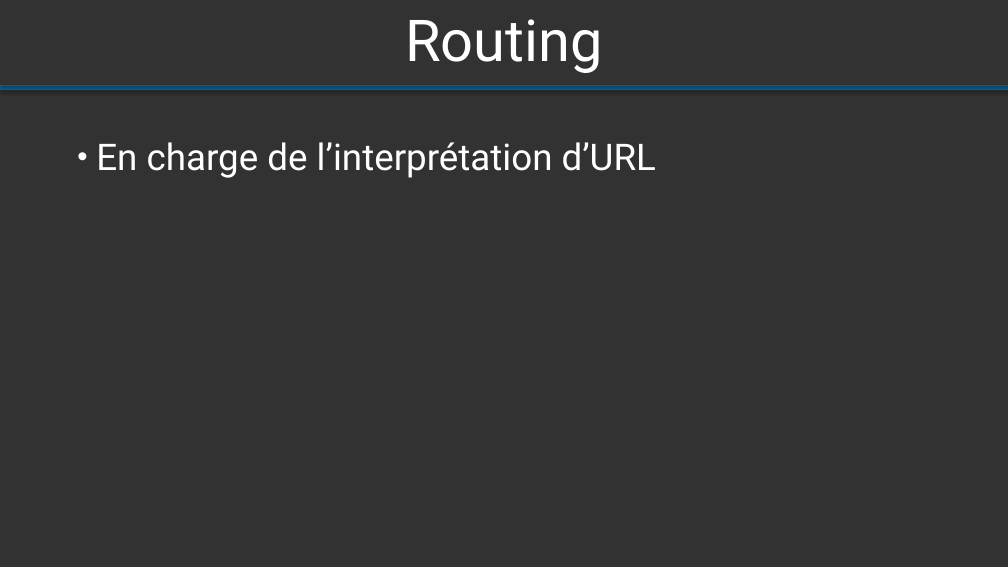
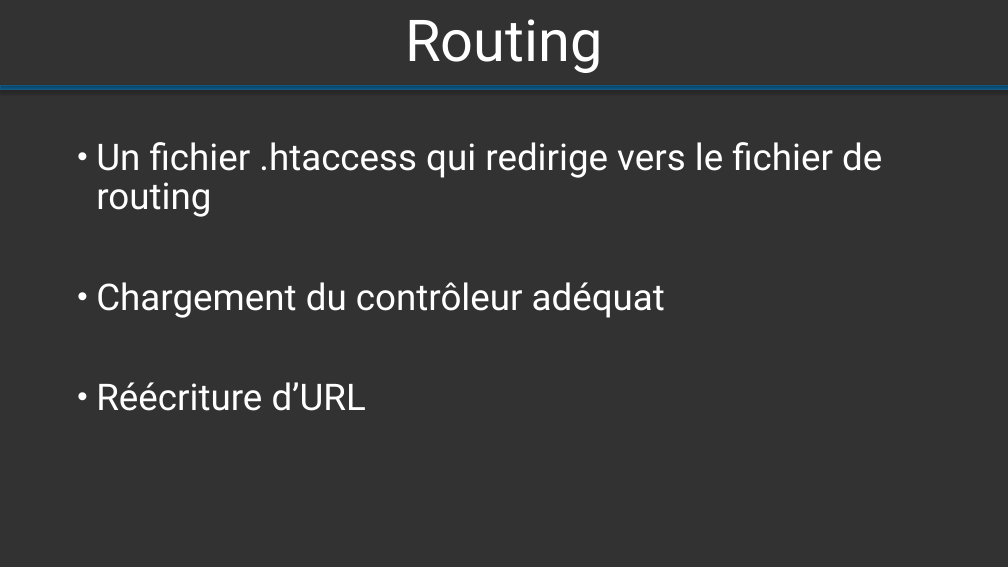
Before and after one commit to Altrue/archi, a slide deck: slide 3 of bazard/Présentation ODIARD PASINI.pptx. Drawn at 1008x567 pixels with LibreOffice and Linux fonts; fonts in the diff are those of the drawing. Boxes give left, top, right and bottom in pixels: in the first picture for what was removed or moved away, otherwise in the second. Text is boxed around its words. In the diff, an @@ line names an element or a change of style, - is before the commit and + after.

```diff
--- a/bazard/Présentation ODIARD PASINI.pptx
+++ b/bazard/Présentation ODIARD PASINI.pptx
@@ text at (x1=96, y1=142, x2=882, y2=411): text changed; text colour #FCFCFC to #FFFFFF @@
-• En charge de l’interprétation d’URL
+• Un fichier .htaccess qui redirige vers le fichier de routing
+• Chargement du contrôleur adéquat
+• Réécriture d’URL
```
Also in this commit, not shown: 10 other slides changed, 1 slide removed.
